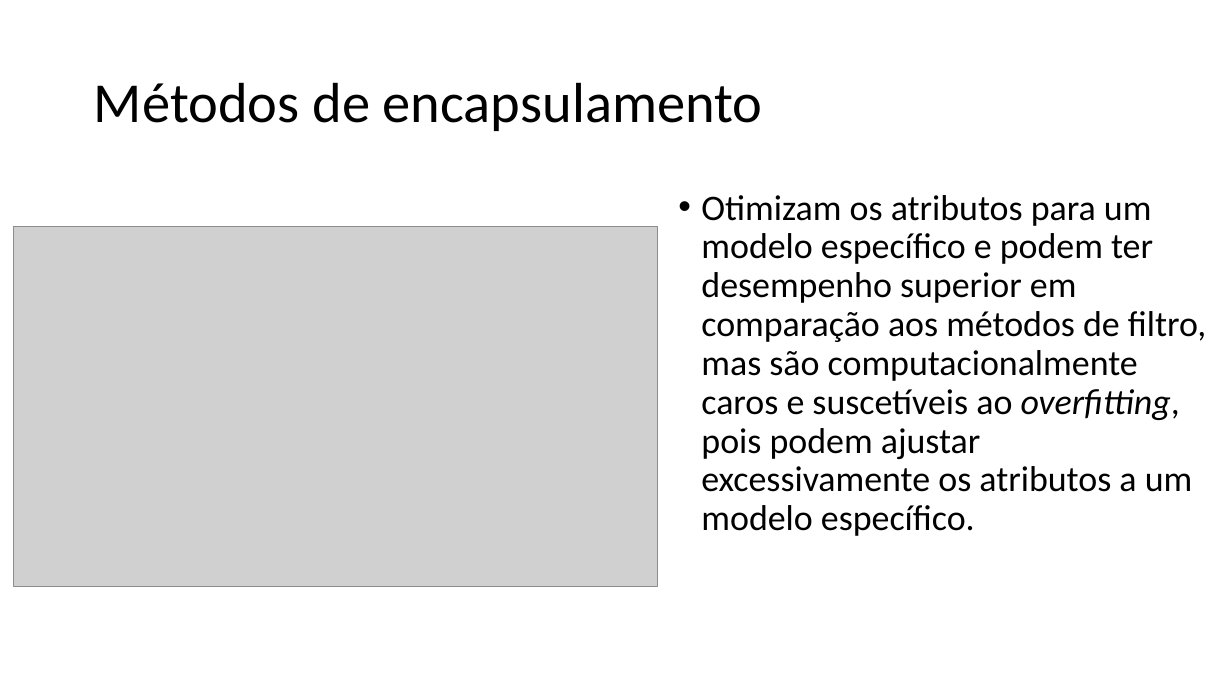
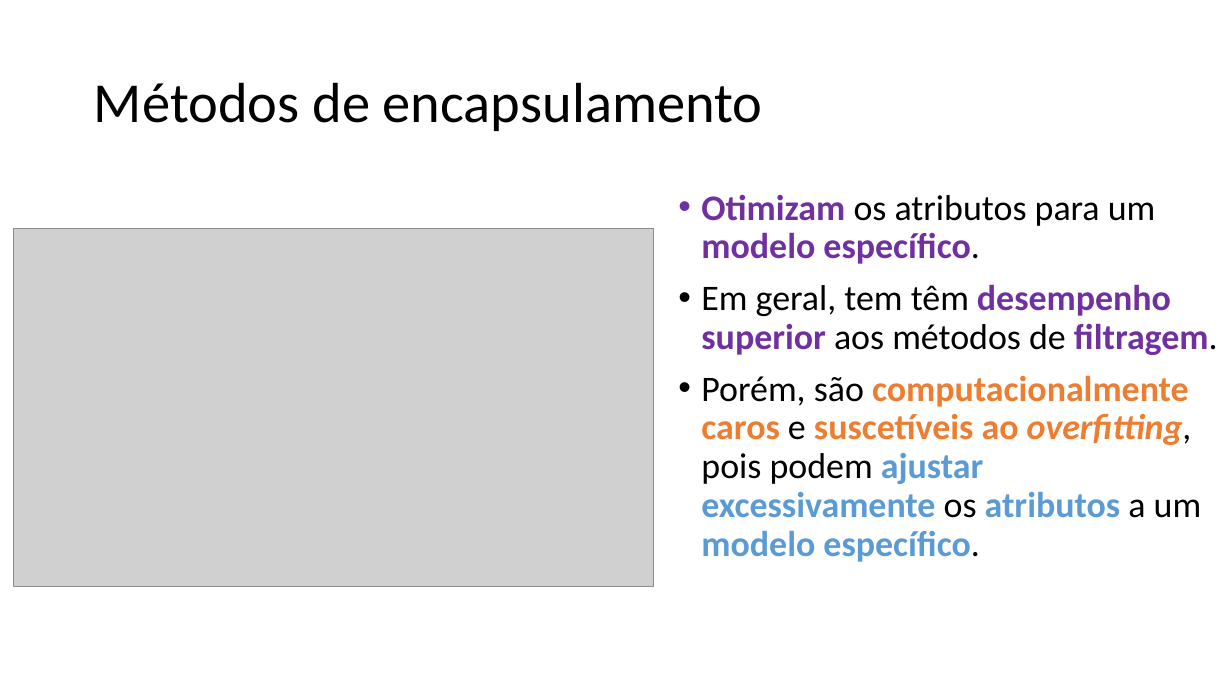
Before and after one commit to zz4fap/c24_inteligencia_artificial, a slide deck: slide 45 of slides/C24_Transformações.pptx (slide 43 before the commit). Drawn at 1232x693 pixels with LibreOffice and Linux fonts; fonts in the diff are those of the drawing; grey boxes stand for pictures. Boxes give left, top, right and bottom in pixels: in the first picture for what was removed or moved away, otherwise in the second. Text is boxed around its words. In the diff, an @@ line names an element or a change of style, - is before the commit and + after.

```diff
--- a/slides/C24_Transformações.pptx
+++ b/slides/C24_Transformações.pptx
@@ text at [701,194,1218,562]: text changed; bold on @@
-• Otimizam os atributos para um modelo específico e podem ter desempenho superior em comparação aos métodos de filtro, mas são computacionalmente caros e suscetíveis ao overfitting, pois podem ajustar excessivamente os atributos a um modelo específico.
+• Otimizam os atributos para um modelo específico.
+• Em geral, tem têm desempenho superior aos métodos de filtragem.
+• Porém, são computacionalmente caros e suscetíveis ao overfitting, pois podem ajustar excessivamente os atributos a um modelo específico.
@@ picture: place and size @@
-picture at [13,226,657,586]
+picture at [13,229,653,587]
```
Also in this commit, not shown: 35 other slides changed, 5 slides added, 2 slides removed, 5 other files.
